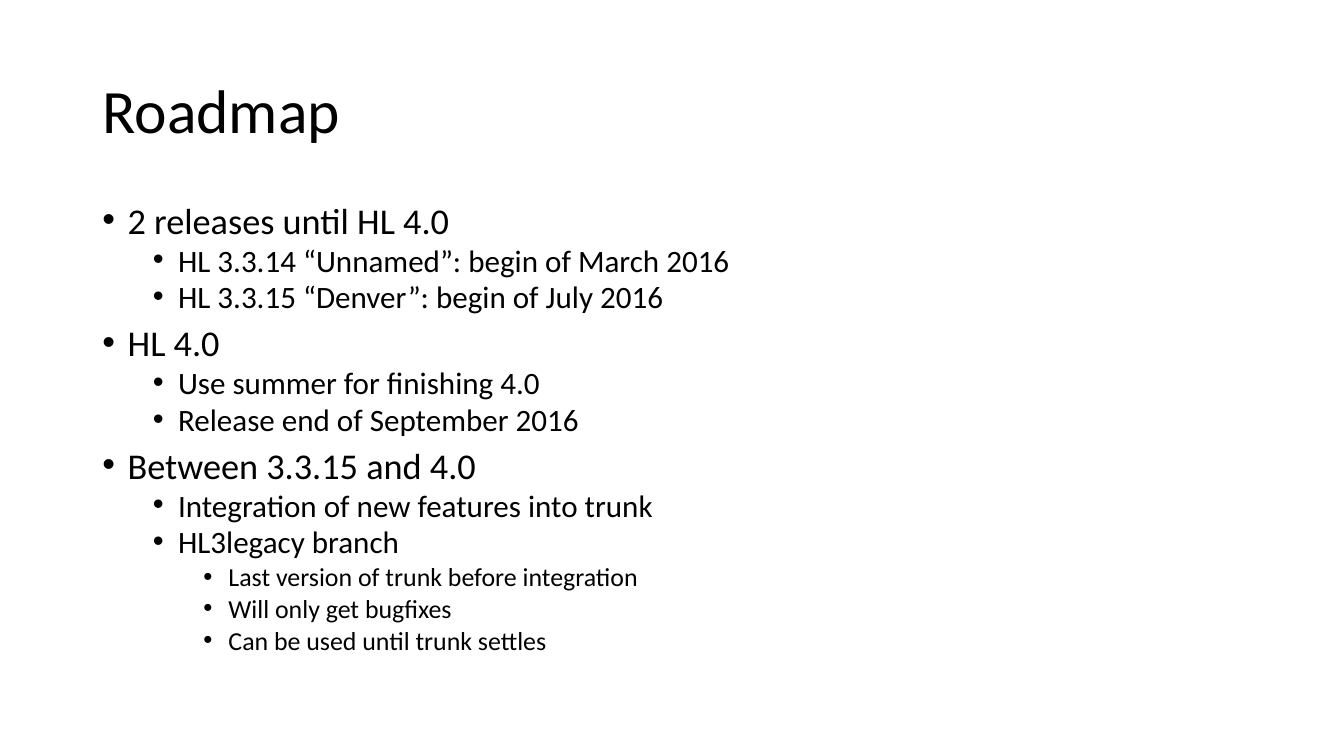
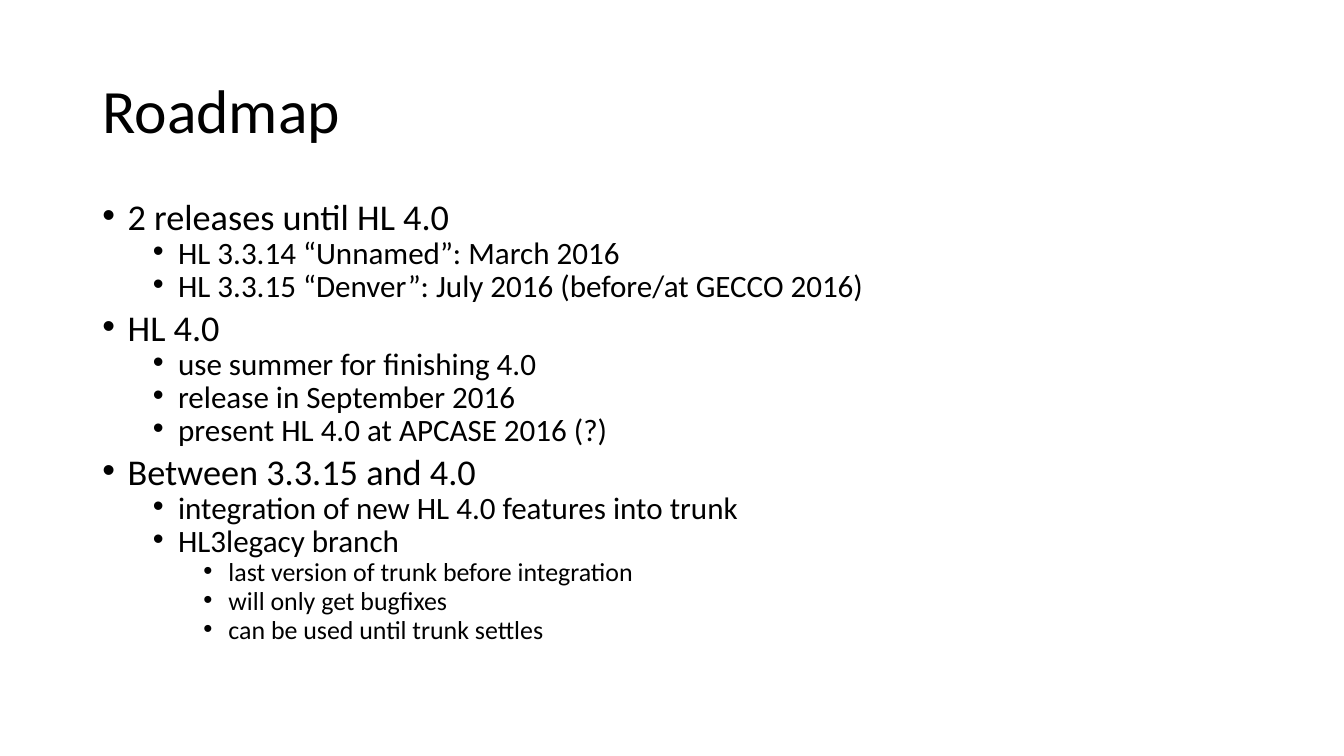
Before and after one commit to heal-research/HeuristicLab, a slide deck: slide 2 of documentation/HeuristicLab 4.0.pptx. Drawn at 1344x756 pixels with LibreOffice and Linux fonts; fonts in the diff are those of the drawing. Boxes give left, top, right and bottom in pixels: in the first picture for what was removed or moved away, otherwise in the second. Text is boxed around its words. In the diff, an @@ line names an element or a change of style, - is before the commit and + after.

Commit message:
Updated HL 4.0 presentation

```diff
--- a/documentation/HeuristicLab 4.0.pptx
+++ b/documentation/HeuristicLab 4.0.pptx
@@ text at <box>128,204,476,558</box>: line spacing 0.8 to 0.7 @@
@@ text at <box>178,241,863,302</box>: text changed @@
-  • HL 3.3.14 “Unnamed”: begin of March 2016
-  • HL 3.3.15 “Denver”: begin of July 2016
+  • HL 3.3.14 “Unnamed”: March 2016
+  • HL 3.3.15 “Denver”: July 2016 (before/at GECCO 2016)
@@ text at <box>178,353,567,446</box>: text changed @@
-  • Use summer for finishing 4.0
-  • Release end of September 2016
+  • use summer for finishing 4.0
+  • release in September 2016
+  • present HL 4.0 at APCASE 2016 (?)
@@ text at <box>178,497,738,525</box>: text changed @@
-  • Integration of new features into trunk
+  • integration of new HL 4.0 features into trunk
@@ text at <box>228,563,633,640</box>: text changed @@
-    • Last version of trunk before integration
-    • Will only get bugfixes
-    • Can be used until trunk settles
+    • last version of trunk before integration
+    • will only get bugfixes
+    • can be used until trunk settles
```
Also in this commit, not shown: 2 other slides changed.
